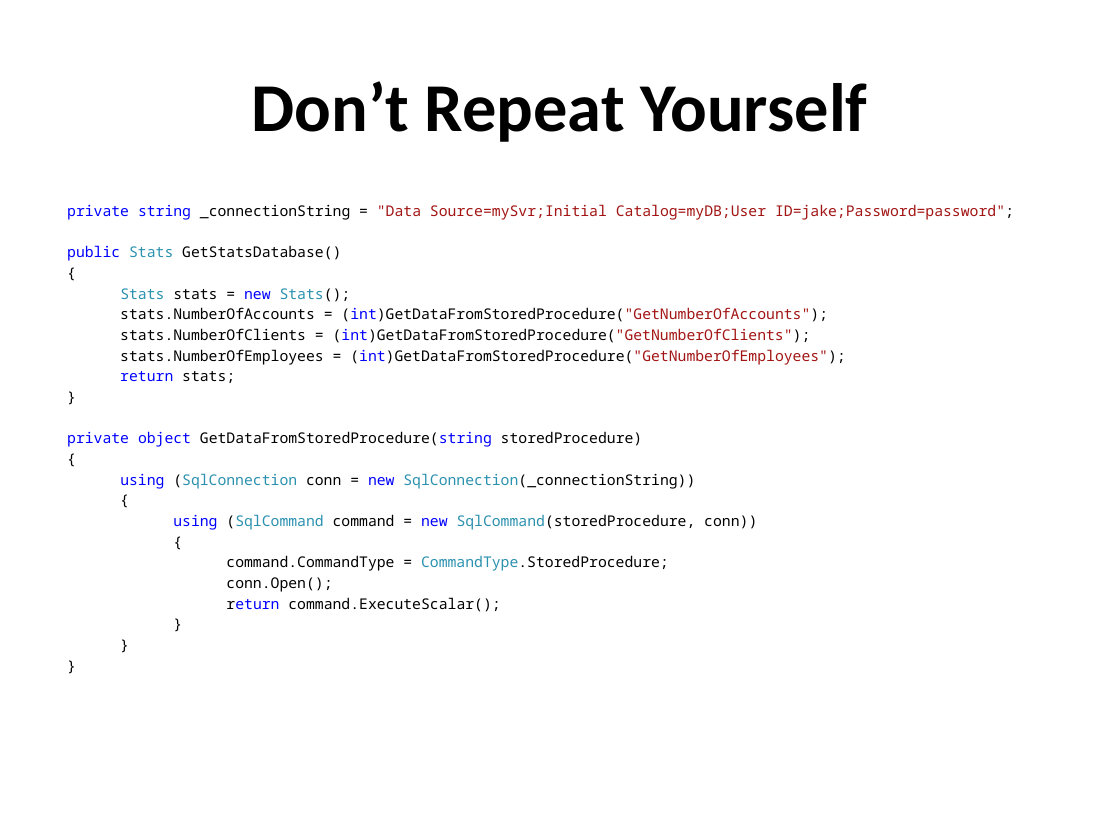
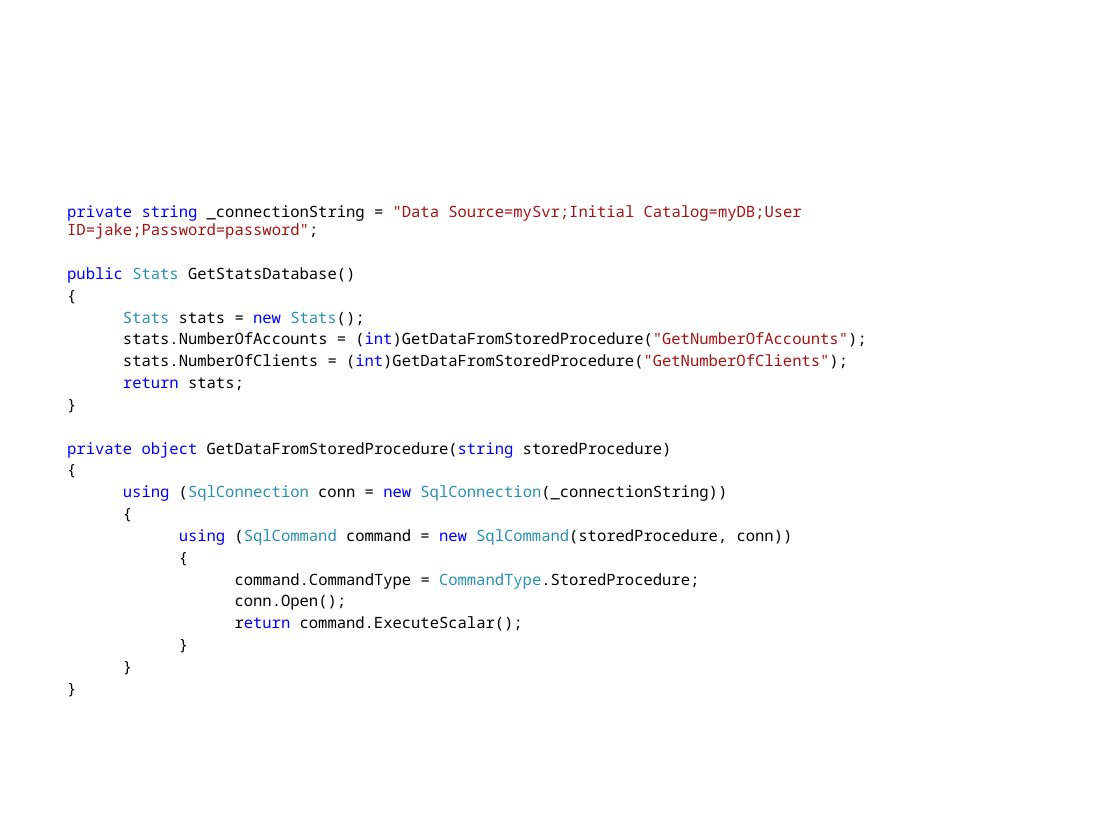
Before and after one commit to jacobladams/presentations, a slide deck: slide 9 of less-and-sass/Write LESS CSS and make it SASSier.pptx. Drawn at 1120x840 pixels with LibreOffice and Linux fonts; fonts in the diff are those of the drawing; background and template pictures are left out. Boxes give left, top, right and bottom in pixels: in the first picture for what was removed or moved away, otherwise in the second. Text is boxed around its words. In the diff, an @@ line names an element or a change of style, - is before the commit and + after.

Commit message:
Added slides and styles

```diff
--- a/less-and-sass/Write LESS CSS and make it SASSier.pptx
+++ b/less-and-sass/Write LESS CSS and make it SASSier.pptx
@@ title "Don’t Repeat Yourself": place and size @@
-title "Don’t Repeat Yourself" at (252, 81, 867, 142)
+title "Don’t Repeat Yourself" at (56, 9, 1064, 149)
@@ title "Don’t Repeat Yourself" at (56, 9, 1064, 149): text colour #000000 to #FFFFFF @@
@@ text "private string _connectionString = "Data ..." at (67, 205, 866, 631): size 9.5 to 10 pt @@
@@ text at (120, 349, 845, 365): paragraph removed @@
-stats.NumberOfEmployees = (int)GetDataFromStoredProcedure("GetNumberOfEmployees");
```
Also in this commit, not shown: 50 other slides changed, 11 slides added, 3 slides removed.
